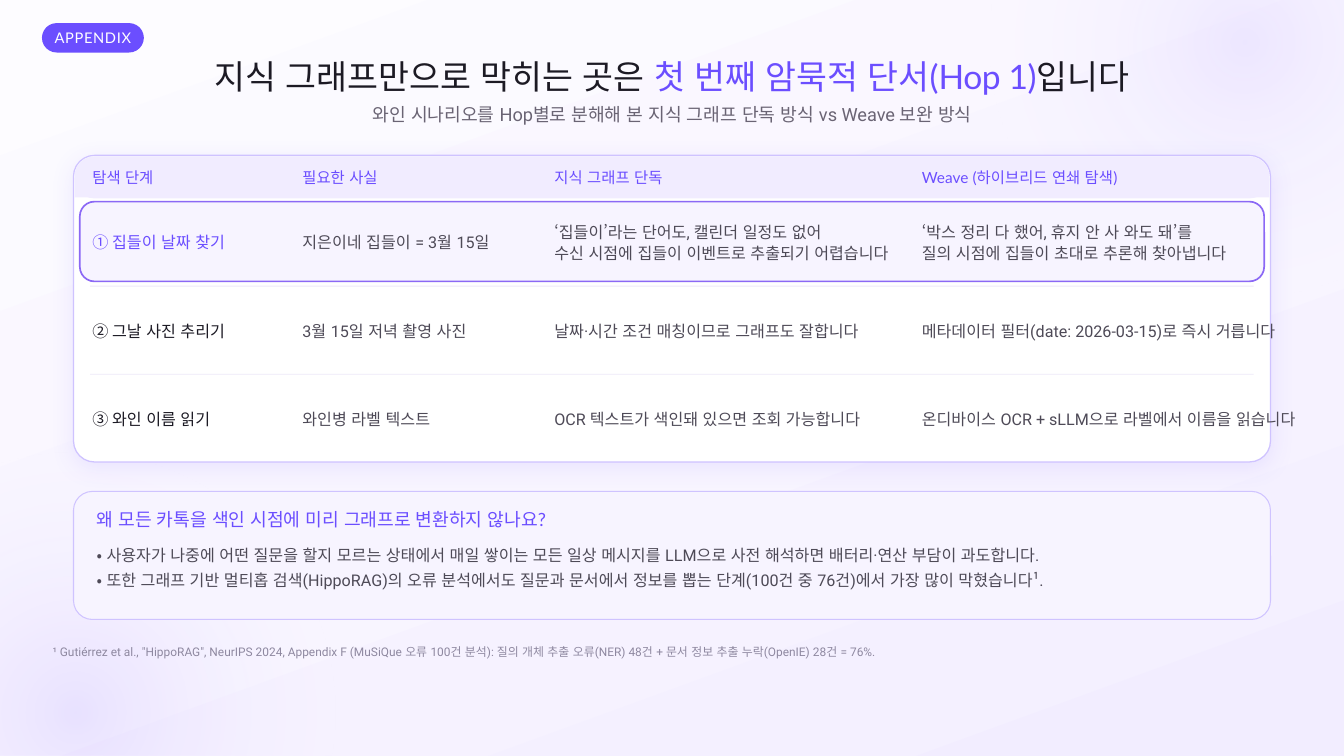
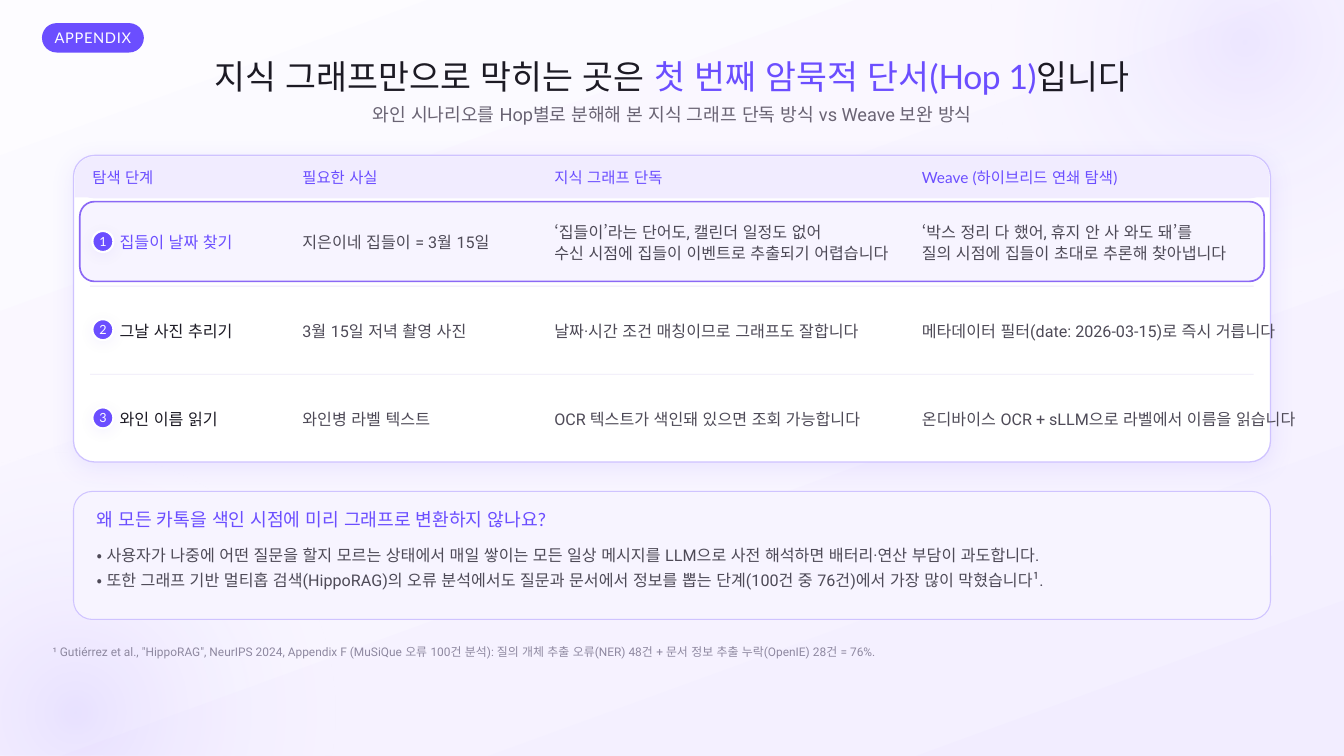
Before and after one commit to SB-Jo/t3, a slide deck: slide 21 of weave/결선준비/09_HowItWorks/HowItWorks_Argon.pptx. Drawn at 1344x756 pixels with LibreOffice and Linux fonts; fonts in the diff are those of the drawing. Boxes give left, top, right and bottom in pixels: in the first picture for what was removed or moved away, otherwise in the second. Text is boxed around its words. In the diff, an @@ line names an element or a change of style, - is before the commit and + after.

```diff
--- a/weave/결선준비/09_HowItWorks/HowItWorks_Argon.pptx
+++ b/weave/결선준비/09_HowItWorks/HowItWorks_Argon.pptx
@@ text at <box>120,234,233,250</box>: text changed @@
-① 집들이 날짜 찾기
+집들이 날짜 찾기
@@ text at <box>120,323,232,339</box>: text changed @@
-② 그날 사진 추리기
+그날 사진 추리기
@@ group added at <box>93,231,114,429</box>: 3 ellipses, 3 texts @@
+1
+2
+3
@@ text at <box>120,411,218,427</box>: text changed @@
-③ 와인 이름 읽기
+와인 이름 읽기
```
Also in this commit, not shown: 10 other slides changed, 15 other files.
